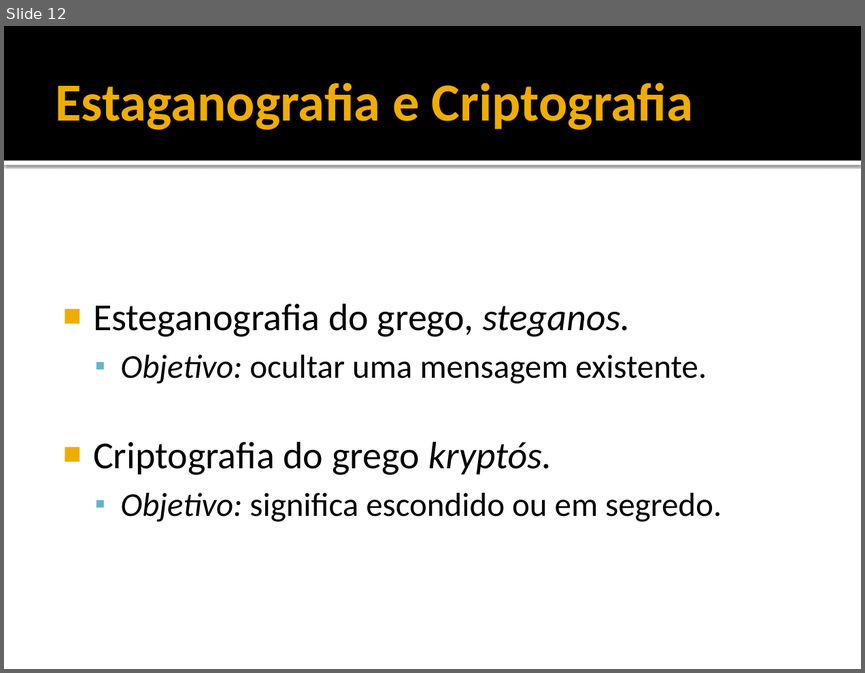
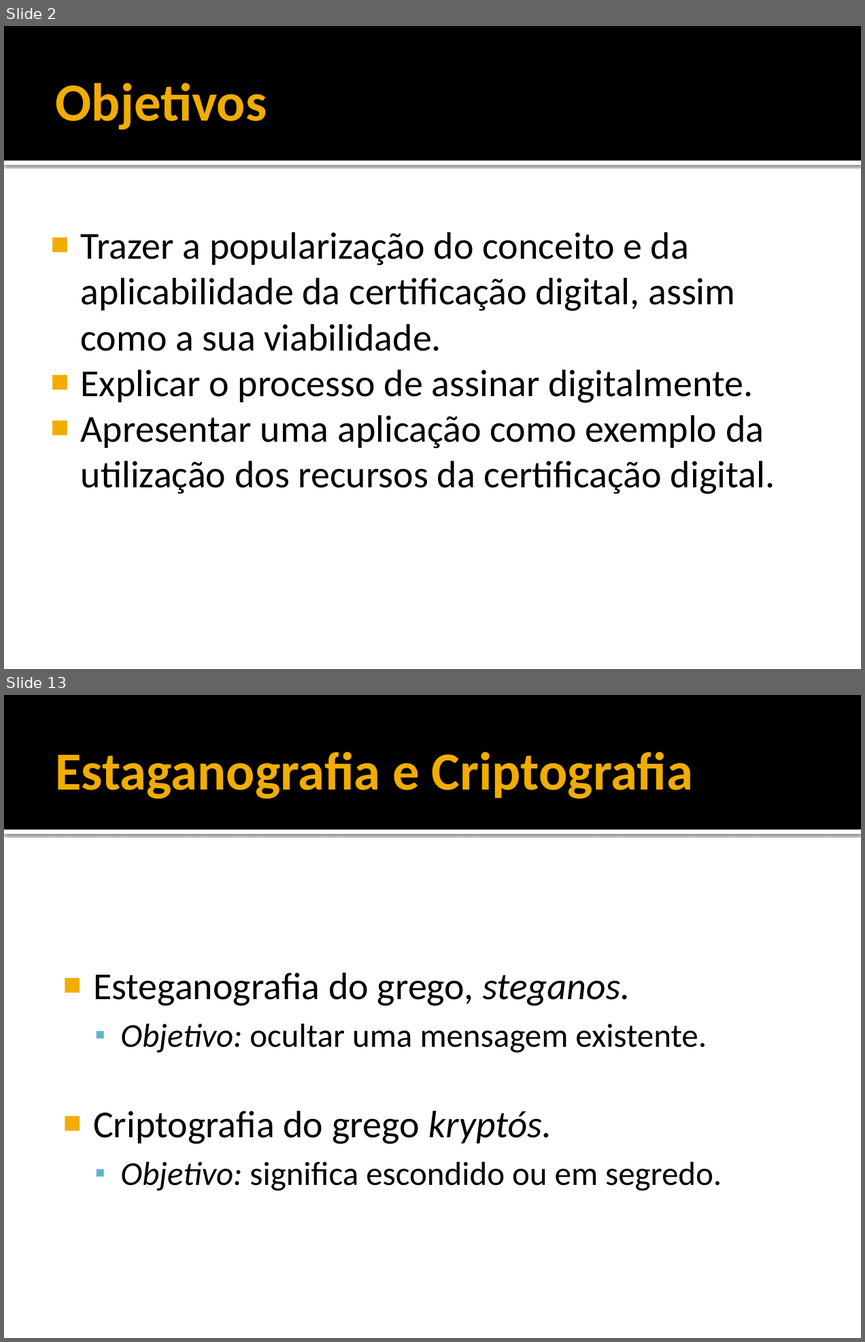
Before and after one commit to rayu1988/svn-jeanbruno, a slide deck: DOCS/TCC/5 - APRESENTAÇÃO.pptx. Shown one above the other, each under a label of ours: slide 12 before the commit, slides 2 and 13 after it; the slides between them are not shown. The pictures are 865x673 and 865x1342 pixels, drawn with LibreOffice and Linux fonts; fonts in the diff are those of the drawing. Boxes give left, top, right and bottom in pixels: in the first picture for what was removed or moved away, otherwise in the second. Text is boxed around its words. In the diff, an @@ line names an element or a change of style, - is before the commit and + after.

```diff
--- a/DOCS/TCC/5 - APRESENTAÇÃO.pptx
+++ b/DOCS/TCC/5 - APRESENTAÇÃO.pptx
@@ slide 2 added at (4, 26, 861, 669), background #FFFFFF; not listed: 2 template elements that a slide beside it also shows @@
@@ title added at (56, 82, 267, 130), 45 pt, text #F0AD00, bold @@
+Objetivos
@@ text added at (81, 232, 774, 494), 32 pt, text #000000 @@
+■ Trazer a popularização do conceito e da aplicabilidade da certificação digital, assim como a sua viabilidade.
+■ Explicar o processo de assinar digitalmente.
+■ Apresentar uma aplicação como exemplo da utilização dos recursos da certificação digital.
@@ what was slide 12 is now slide 13 @@
```
Also in this commit, not shown: 14 slides changed, 9 other slides added, 5 slides removed.
